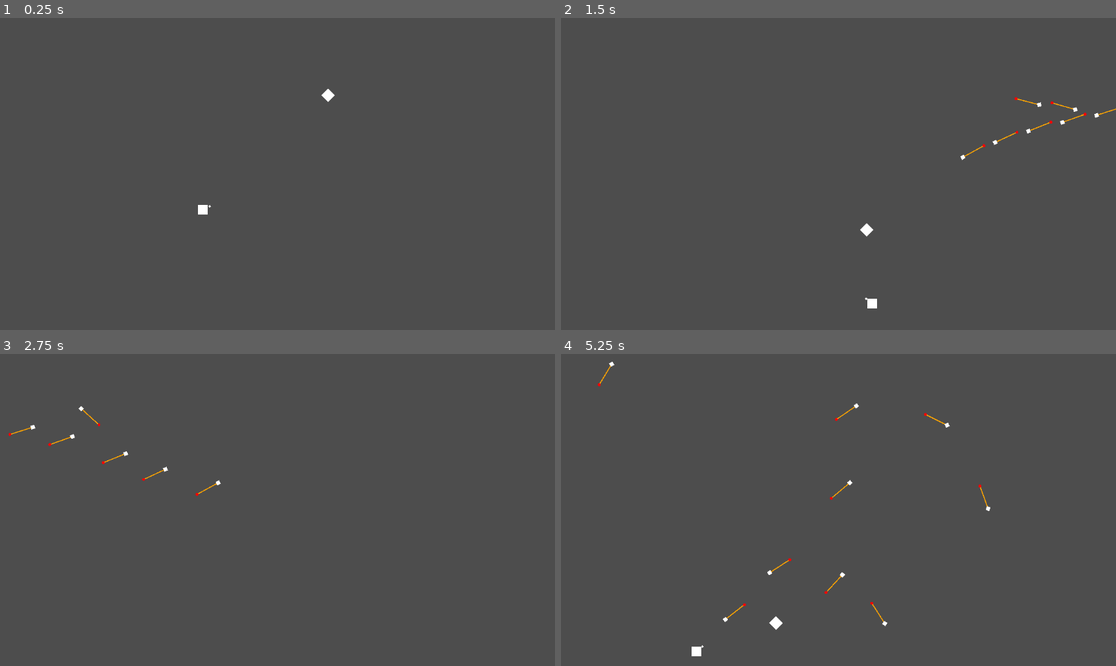
Above: before the commit, frames 1-4 (two rows, left to right).
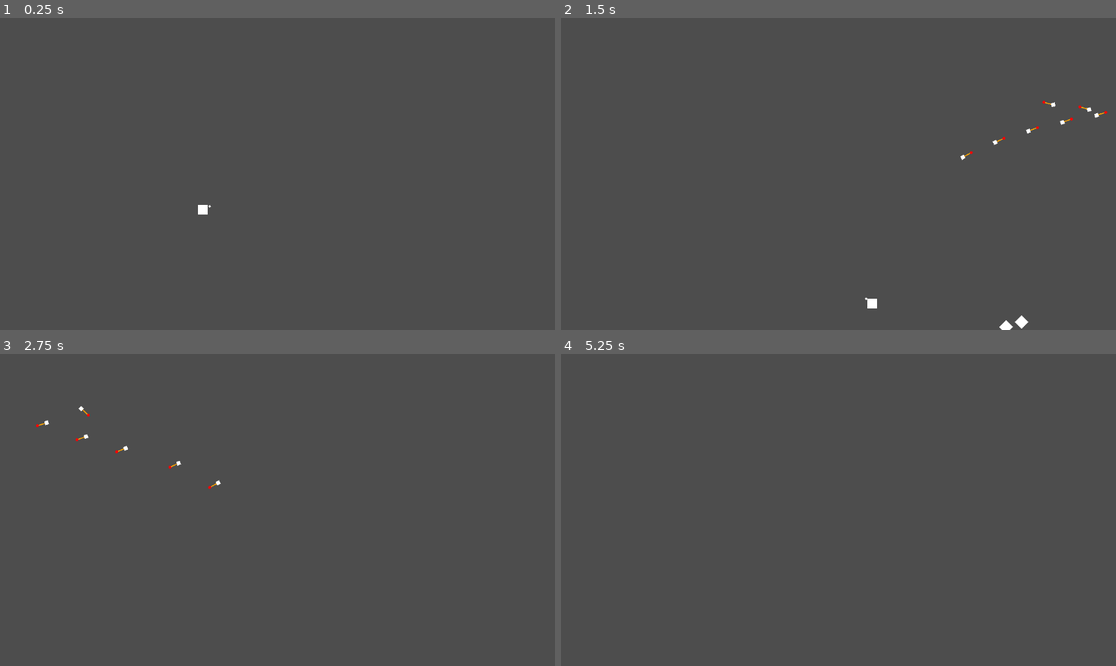
Above: after the commit, the same moments.

Repository: Neadyr/godot_sandbox
Game: Godot game, scene res://Clo/Clo.tscn
Same seed, same stepped clock (60 frames per second), same inputs: the game is played once before the commit and once after it.
Inputs (mouse positions are in pixels of both pictures, inside the frame that each line leads up to):
- Up to frame 1 (0.25 s): no input
- Up to frame 2 (1.5 s): move the mouse to (960, 158) at 0.52 s; press the mouse at (960, 158) at 0.53 s; hold Right (ui_right) 0.53-1.28 s; move the mouse to (727, 189) at 1.27 s; release the mouse at (727, 189) at 1.28 s; hold Down (ui_down) from 1.28 s (still down); tap Space (dash) at 1.35 s
- Up to frame 3 (2.75 s): click (166, 525) at 1.55 s; move the mouse to (333, 441) at 2.02 s; release Down (ui_down) at 2.03 s; press the mouse at (333, 441) at 2.03 s; hold Right (ui_right) from 2.03 s (still down); tap Shift (sprint) at 2.1 s
- Up to frame 4 (5.25 s): move the mouse to (810, 572) at 2.77 s; release Right (ui_right) at 2.78 s; release the mouse at (810, 572) at 2.78 s; hold Up (ui_up) 2.78-3.53 s; click (810, 572) at 2.85 s; move the mouse to (1005, 556) at 3.52 s; press the mouse at (1005, 556) at 3.53 s; hold Left (ui_left) 3.53-5.03 s; right-click (1005, 556) at 4.15 s; move the mouse to (672, 463) at 4.27 s; release the mouse at (672, 463) at 4.28 s; tap Space (dash) at 4.35 s; click (672, 463) at 4.55 s; move the mouse to (866, 510) at 5.02 s; press the mouse at (866, 510) at 5.03 s; hold Down (ui_down) from 5.03 s (still down); tap Shift (sprint) at 5.1 s

The runs differ from the first frame. In frame 1, less than 0.1% of the frame differs, in the area x 57-61%, y 22-27%; in frame 2, 0.3%; in frame 3, 0.2%; in frame 4, 0.4%, in the area x 6-78%, y 2-97%.

Commit message:
Loaded_shot - Random ennemy spawn

Diff:
--- a/Clo/Clo.tscn
+++ b/Clo/Clo.tscn
@@ -1,6 +1,6 @@
 [gd_scene load_steps=8 format=3 uid="uid://cfi7gsn5l3ssw"]
 
-[ext_resource type="Script" uid="uid://bl5k3hnwpyyhe" path="res://Exercices.gd" id="1_ulslu"]
+[ext_resource type="Script" uid="uid://bl5k3hnwpyyhe" path="res://Clo/game_manager.gd" id="1_ulslu"]
 [ext_resource type="PackedScene" uid="uid://ct83wixtolbo8" path="res://Clo/player.tscn" id="2_f6f38"]
 [ext_resource type="PackedScene" uid="uid://cac2ueqqii4wn" path="res://Clo/enemy.tscn" id="3_gkssd"]
 
@@ -18,12 +18,10 @@
 
 [node name="Main" type="Node2D"]
 script = ExtResource("1_ulslu")
+enemy_scene = ExtResource("3_gkssd")
 
 [node name="Player" parent="." instance=ExtResource("2_f6f38")]
 position = Vector2(421, 398)
-
-[node name="Enemy" parent="." instance=ExtResource("3_gkssd")]
-position = Vector2(737, 109)
 
 [node name="left_wall" type="Area2D" parent="." groups=["Wall"]]
 position = Vector2(-10, 324)
--- a/Clo/bullet.gd
+++ b/Clo/bullet.gd
@@ -2,21 +2,21 @@
 var velocity = Vector2.ZERO
 var speed = 30
 var lifetime = 2
-
+var damage = 20
 func _ready():
 	self.body_entered.connect(_on_body_entered)
 
 func _physics_process(delta):
-	print(lifetime)
 	lifetime -= delta
 	if (lifetime < 0):
 		queue_free()
 	position += velocity * delta * speed
 	queue_redraw()
-	$RayCast2D.target_position = velocity.rotated(-rotation).normalized() * 30
+	$RayCast2D.target_position = velocity.rotated(-rotation).normalized() * 20
+
 func _on_body_entered(body):
 	if body.is_in_group("Enemy"):
-		body.got_hit(20)
+		body.got_hit(damage)
 		queue_free()
 
 
@@ -26,6 +26,6 @@
 func _draw():
 	if velocity.length() > 0:
 		var dir = velocity.rotated(-rotation).normalized()
-		var end = dir * 50
+		var end = dir * 20
 		draw_line(Vector2.ZERO, end, Color.ORANGE, 2.0)
 		draw_circle(end, 3, Color.RED)
--- a/Clo/bullet_direct_rc.gd
+++ b/Clo/bullet_direct_rc.gd
@@ -1,9 +1,10 @@
 extends RayCast2D
 
 func _physics_process(delta: float) -> void:
-	if (self.is_colliding):
+	if (self.is_colliding()):
 		if (get_collider() != null && get_collider().is_in_group("Wall")):
-			handle_bounce()
+				handle_bounce()
+
 func handle_bounce():
 	var normal = get_collision_normal()
 	get_parent().bounce(normal)
--- a/Clo/bullet_spawner.gd
+++ b/Clo/bullet_spawner.gd
@@ -1,5 +1,4 @@
 extends Sprite2D
-
 
 func _physics_process(delta):
 	self.look_at(get_viewport().get_mouse_position())
--- a/Clo/canon.gd
+++ b/Clo/canon.gd
@@ -3,11 +3,15 @@
 @export var bullet_scene: PackedScene
 var bullet_cooldown = 0.1
 var bullet_timer = 0
-
+var max_load = 5
+var current_load = 1
+var is_loading = false
 func _physics_process(delta):
 	if (bullet_timer >= 0):
 		bullet_timer -= delta
-	if (Input.is_action_pressed("tir")):
+	if (is_loading && current_load <= max_load):
+		current_load += delta
+	if (Input.is_action_pressed("shot") && !is_loading):
 		if (bullet_timer < 0):
 			var bullet = bullet_scene.instantiate()
 			bullet.global_position = self.global_position
@@ -15,3 +19,18 @@
 			bullet.rotation = bullet.velocity.angle()
 			get_parent().get_parent().get_parent().add_child(bullet)
 			bullet_timer = bullet_cooldown
+	if (Input.is_action_just_pressed("loaded_shot")):
+			is_loading = true
+	if (Input.is_action_just_released("loaded_shot")):
+			is_loading = false
+			var bullet = bullet_scene.instantiate()
+			bullet.global_position = self.global_position
+
+			bullet.velocity = (get_viewport().get_mouse_position() - self.global_position).normalized() * bullet.speed * 1.5
+			bullet.rotation = bullet.velocity.angle()
+			bullet.scale = Vector2(current_load, current_load)
+			bullet.damage = bullet.damage * current_load
+			get_parent().get_parent().get_parent().add_child(bullet)
+			bullet_timer = bullet_cooldown
+			current_load = 1
+	print(current_load)
--- a/Clo/enemy.gd
+++ b/Clo/enemy.gd
@@ -12,11 +12,10 @@
 	var collision = move_and_collide(velocity * delta)
 	if collision:
 		var obj = collision.get_collider()
-		print("Collided with :", obj.is_in_group("Player"))
 	var player = get_node('../Player')
 	var direction = Vector2(player.position - self.position).normalized() * delta
 	if (got_bumped):
-		bumped_strength = direction.normalized() * -bump_power
+		bumped_strength = direction.normalized() * - bump_power
 		got_bumped = false
 	if (is_bumped):
 		bumped_strength = bumped_strength.lerp(Vector2.ZERO, bump_decrease_speed * delta)
@@ -33,4 +32,3 @@
 	if (life <= 0):
 		print('dead')
 		queue_free()
-	print("aie...")
--- /dev/null
+++ b/Clo/game_manager.gd
@@ -0,0 +1,28 @@
+extends Node2D
+var rng = RandomNumberGenerator.new()
+
+@export var enemy_scene: PackedScene
+
+func _ready():
+	print("game started")
+	rng.randomize()
+	generate_wave()
+
+func generate_wave():
+	var number_of_enemy = 15
+
+	for i in range(number_of_enemy):
+		var enemy = enemy_scene.instantiate()
+		enemy.position = generate_random_location()
+		add_child(enemy)
+
+func generate_random_location():
+	var window_size = get_viewport().get_visible_rect().size
+	var player_pos = $Player.position
+
+	var x = rng.randi_range(window_size.x, window_size.x * 2)
+	var y = rng.randi_range(window_size.y, window_size.y * 2)
+	print(player_pos.distance_to(Vector2(x, y)))
+	if (player_pos.distance_to(Vector2(x, y)) < 500):
+		generate_random_location()
+	return Vector2(x, y)
--- a/Exercices.gd
+++ /dev/null
@@ -1 +0,0 @@
-extends Node2D
--- a/main_scene.tscn
+++ b/main_scene.tscn
@@ -1,6 +1,6 @@
 [gd_scene load_steps=7 format=3 uid="uid://dlkblyiq8jfjg"]
 
-[ext_resource type="Script" uid="uid://bl5k3hnwpyyhe" path="res://Exercices.gd" id="1_0f027"]
+[ext_resource type="Script" uid="uid://bl5k3hnwpyyhe" path="res://Clo/game_manager.gd" id="1_0f027"]
 [ext_resource type="Script" uid="uid://cwdehig4mgb7c" path="res://Clo/player_handler.gd" id="2_2c62f"]
 
 [sub_resource type="RectangleShape2D" id="RectangleShape2D_gyfs4"]
--- a/project.godot
+++ b/project.godot
@@ -59,8 +59,13 @@
 "events": [Object(InputEventKey,"resource_local_to_scene":false,"resource_name":"","device":0,"window_id":0,"alt_presse …(189 unchanged characters)…
 ]
 }
-tir={
+shot={
 "deadzone": 0.2,
 "events": [Object(InputEventMouseButton,"resource_local_to_scene":false,"resource_name":"","device":-1,"window_id":0,"a …(256 unchanged characters)…
 ]
 }
+loaded_shot={
+"deadzone": 0.2,
+"events": [Object(InputEventMouseButton,"resource_local_to_scene":false,"resource_name":"","device":-1,"window_id":0,"alt_pressed":false,"shift_pressed":false,"ctrl_pressed":false,"meta_pressed":false,"button_mask":2,"position":Vector2(191, 17),"global_position":Vector2(200, 65),"factor":1.0,"button_index":2,"canceled":false,"pressed":true,"double_click":false,"script":null)
+]
+}
Renamed: Exercices.gd.uid -> Clo/game_manager.gd.uid
